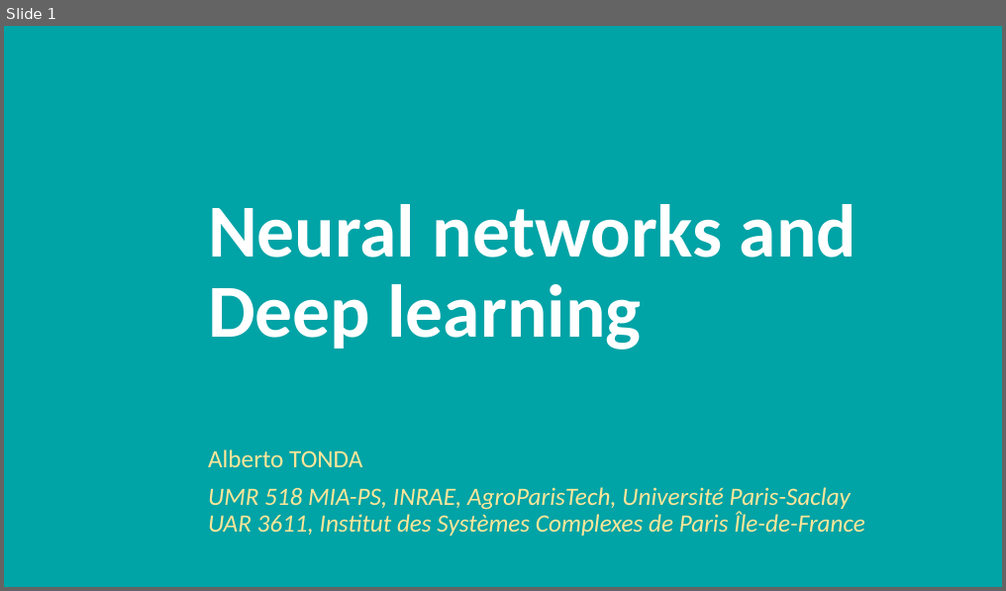
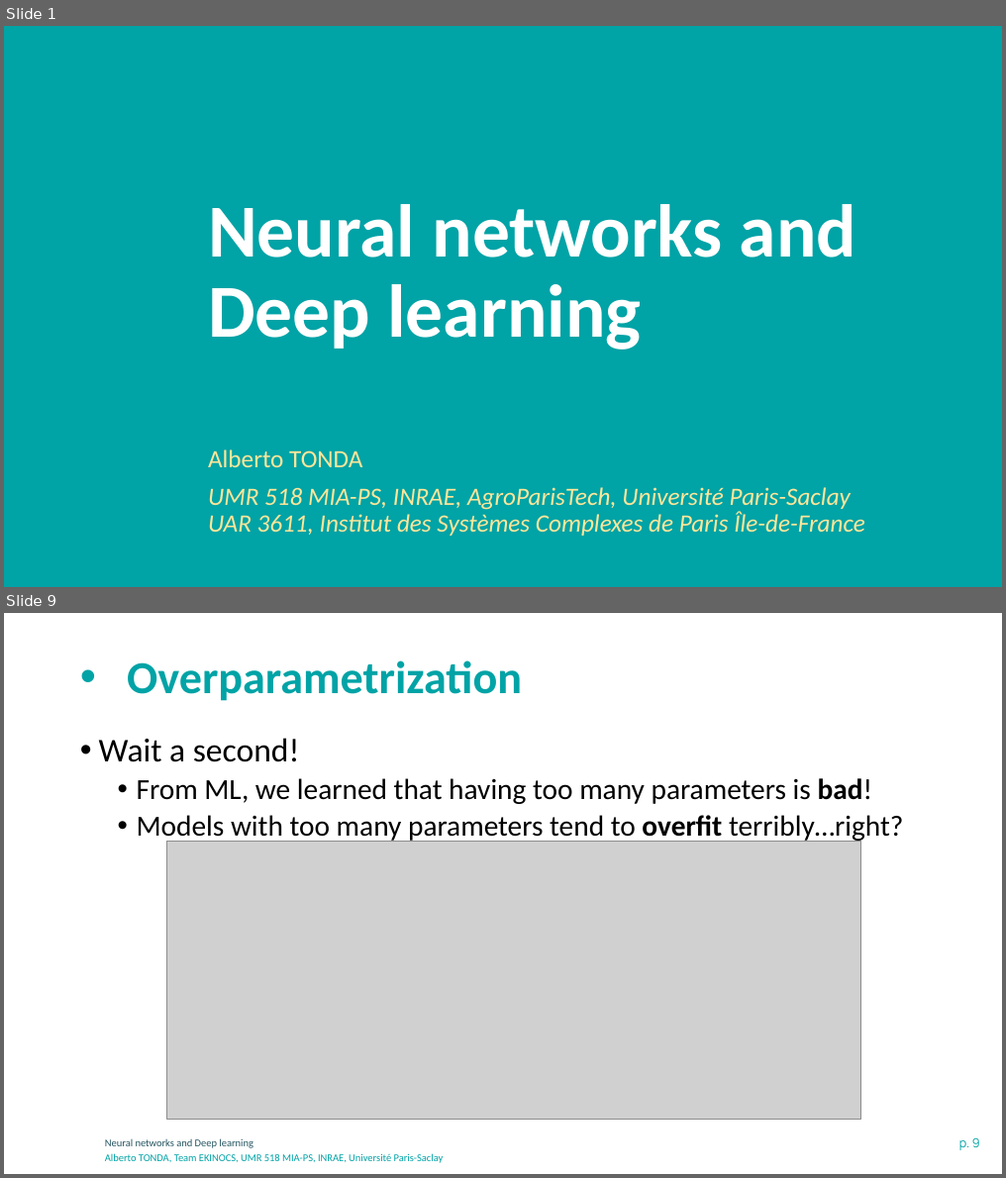
Before and after one commit to albertotonda/teaching, a slide deck: optimization-methods-for-artificial-intelligence/ml-neural-networks.pptx. Shown one above the other, each under a label of ours: slide 1 before the commit, slides 1 and 9 after it; the slides between them are not shown. The pictures are 1006x591 and 1006x1178 pixels, drawn with LibreOffice and Linux fonts; fonts in the diff are those of the drawing; grey boxes stand for pictures; background and template pictures are left out. Boxes give left, top, right and bottom in pixels: in the first picture for what was removed or moved away, otherwise in the second. Text is boxed around its words. In the diff, an @@ line names an element or a change of style, - is before the commit and + after.

```diff
--- a/optimization-methods-for-artificial-intelligence/ml-neural-networks.pptx
+++ b/optimization-methods-for-artificial-intelligence/ml-neural-networks.pptx
@@ slide 9 added at (4,613,1002,1174), background #FFFFFF @@
@@ title added at (127,661,522,701), 44 pt, text #00A3A6, bold @@
+• Overparametrization
@@ text added at (99,738,903,843), 28 pt, text #000000 @@
+• Wait a second!
+  • From ML, we learned that having too many parameters is bad!
+  • Models with too many parameters tend to overfit terribly…right?
@@ picture added at (166,842,861,1119) @@
@@ text added at (105,1139,253,1149), 10 pt, text #275662 @@
+Neural networks and Deep learning
@@ page number added at (959,1138,980,1151), 12 pt, text #00A3A6 @@
+p. 9
@@ text added at (105,1154,444,1163), 10 pt, text #00A3A6 @@
+Alberto TONDA, Team EKINOCS, UMR 518 MIA-PS, INRAE, Université Paris-Saclay
```
Also in this commit, not shown: 10 slides changed, 12 other slides added, 3 other files.
